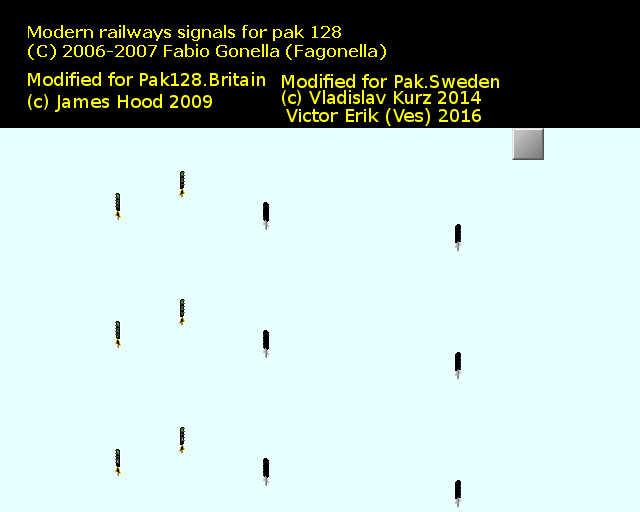
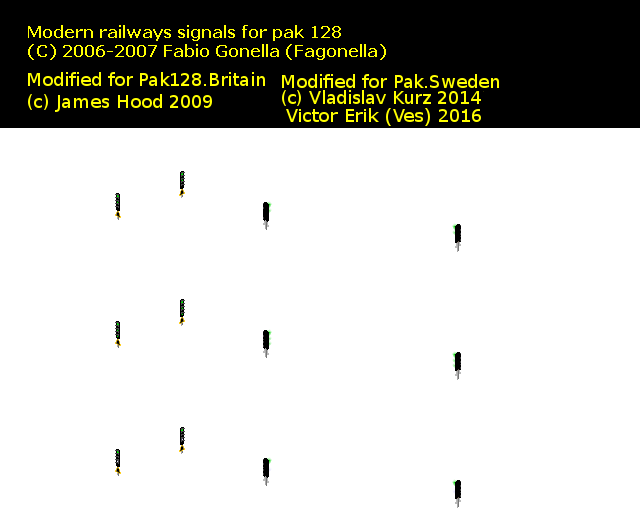
Layer changes from the first 640px x 512px image to the second:
added layer "Flare" above "Bakgrund" over [267, 201, 457, 494]
hid "Bakgrund" over [0, 128, 640, 512]
